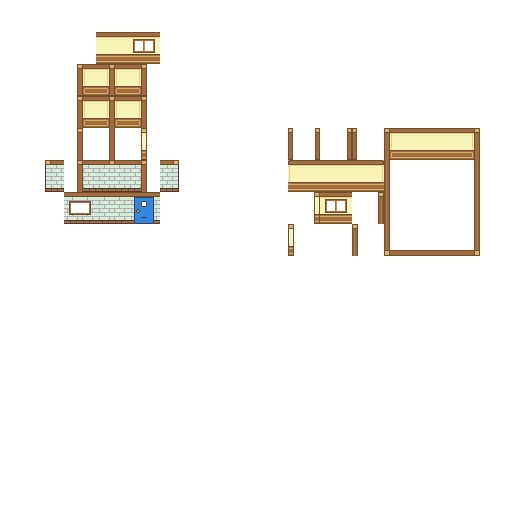
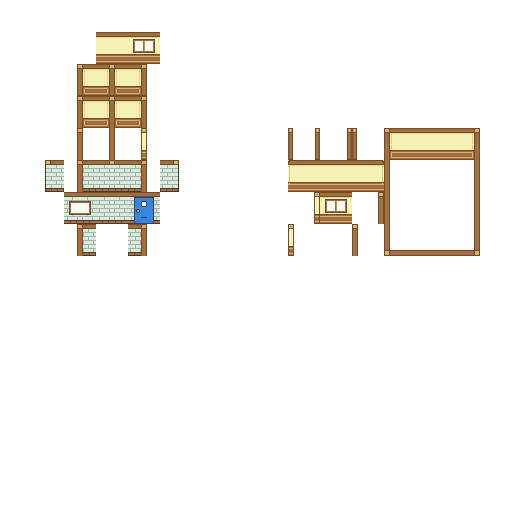
Layered file, before and after one edit (512 x 512). Changes by layer:
painted on "Walls" over [77, 224, 147, 256]
